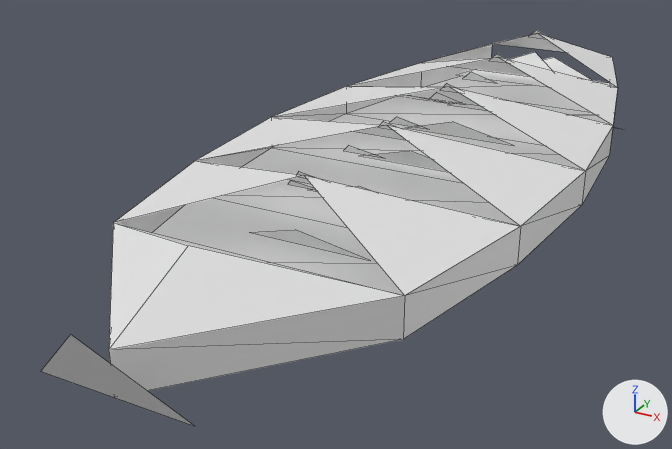
Before and after pictures for a commit that changed the OBJ model GameData/Meshes/Ships/vesper/bomber_heavy.obj.
Rendered twice from a camera (50 mm lens) standing at (2.32, -6.17, 2.16) and looking at (-0.32, -1.37, -0.24). Arrows for +X, +Y and +Z are at lower right; the lights stay in place. The picture after the commit comes second. Mesh edges are drawn as thin lines. Where no turn or scale is listed for an object, it has been applied to the vertices. Vertices at exactly the same position are counted once.

The first picture shows 'bomber_heavy'.
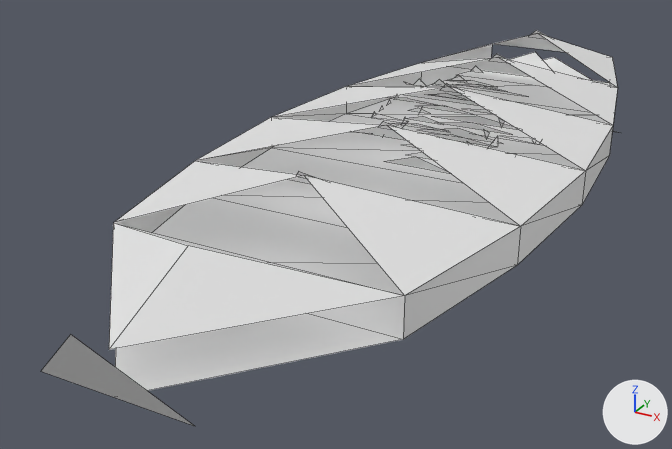
Pixel boxes [x1, y1, x2, y2] of what changed, in the pictures (672 x 449 px):
```json
{"object": "bomber_heavy", "change": "reshaped", "before": [41, 30, 621, 426], "after": [41, 30, 618, 426]}
{"part": 1, "of": "me_bomber_heavy", "change": "deleted", "before": [343, 146, 384, 158]}
{"part": 2, "of": "me_bomber_heavy", "change": "deleted", "before": [288, 180, 315, 190]}
{"part": 3, "of": "me_bomber_heavy", "change": "deleted", "before": [250, 230, 370, 261]}
{"part": 4, "of": "me_bomber_heavy", "change": "deleted", "before": [109, 296, 404, 391]}
{"part": 5, "of": "me_bomber_heavy", "change": "reshaped", "before": [309, 72, 621, 191], "after": [352, 66, 616, 173]}
```

Edits to the scene script, one JSON object a line:
```json
{"block": "me_bomber_heavy", "where": "# used by ob_bomber_heavy; location = (0.0, 0.0, 0.0)"}
{"block": "me_bomber_heavy", "where": "# verts and faces of me_bomber_heavy; kept vertices keep their numbers, new ones are numbered from 98"}
{"block": "me_bomber_heavy", "where": "# before: 25 (-0.83, -2.84, 0.22) at pixel (113, 222), 26 (0.83, -2.84, 0.22) at pixel (404, 295), 27 (-0.83, -2.84, 0.0), 28 (0.83, -2.84, 0.0) at pixel (403, 339), 30 (0.0, -3.82, 0.22) at pixel (108, 349)"}
{"block": "me_bomber_heavy", "where": "# before: 31 (0.0, -3.82, 0.0) at pixel (114, 397)"}
{"op": "remove", "block": "me_bomber_heavy", "code": "me_bomber_heavy.from_pydata(...)  # 98 vertices, 75 faces; spans x -1.11..1.11, y -4.0..2.19, z 0.0..0.5"}
{"op": "add", "block": "me_bomber_heavy", "code": "me_bomber_heavy.from_pydata(...)  # 188 vertices, 101 faces; spans x -1.11..1.11, y -4.0..2.19, z 0.0..0.67"}
{"block": "me_bomber_heavy", "change": "me_bomber_heavy part 1: the loose piece of 3 vertices spanning x -0.14..0.14, y -1.81..-1.62, z 0.36..0.47 is deleted"}
{"block": "me_bomber_heavy", "change": "me_bomber_heavy part 2: the loose piece of 3 vertices spanning x -0.14..0.14, y -2.43..-2.24, z 0.36..0.47 is deleted"}
{"block": "me_bomber_heavy", "change": "me_bomber_heavy part 3: the loose piece of 3 vertices spanning x -0.38..0.38, y -2.4..-2.27, z 0.04..0.19 is deleted"}
{"block": "me_bomber_heavy", "change": "me_bomber_heavy part 4"}
{"op": "add", "block": "me_bomber_heavy", "code": "delete_faces([(25, 30, 27), (27, 30, 31), (26, 28, 30), (28, 31, 30)])"}
{"block": "me_bomber_heavy", "change": "me_bomber_heavy part 5"}
{"block": "me_bomber_heavy", "change": "6 vertices in x -0.98..0.98, y 0.75, z 0.0 move by (0.0, -0.09, 0.0)"}
{"block": "me_bomber_heavy", "change": "3 vertices in x -0.7..0.7, y 0.59, z 0.07 move by (0.0, -0.08, 0.0)"}
{"block": "me_bomber_heavy", "change": "21 vertices move from x -0.44..0.44, y -1.68..0.58, z 0.04..0.47 to x -0.64..0.6, y -0.69..-0.13, z 0.1..0.19"}
{"block": "me_bomber_heavy", "change": "94 vertices are added at x -0.62..0.64, y -1.1..0.25, z 0.02..0.67"}
{"block": "me_bomber_heavy", "change": "8 new vertices lie (0.0, 0.05, 0.03) away from vertices in x -0.62..0.64, y -0.73..0.08, z 0.12..0.18"}
{"block": "me_bomber_heavy", "change": "34 new faces join them"}
{"block": "me_bomber_heavy", "change": "other edits to the shape of me_bomber_heavy do not show in these pictures"}
```
